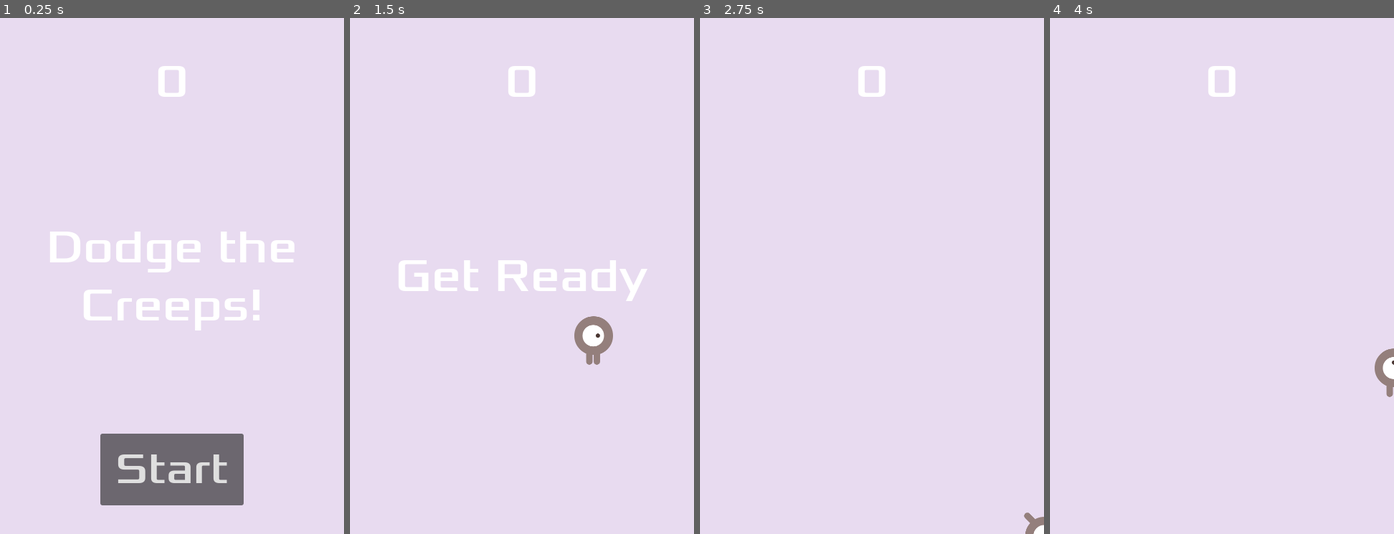
Above: before the commit, frames 1-4 (left to right).
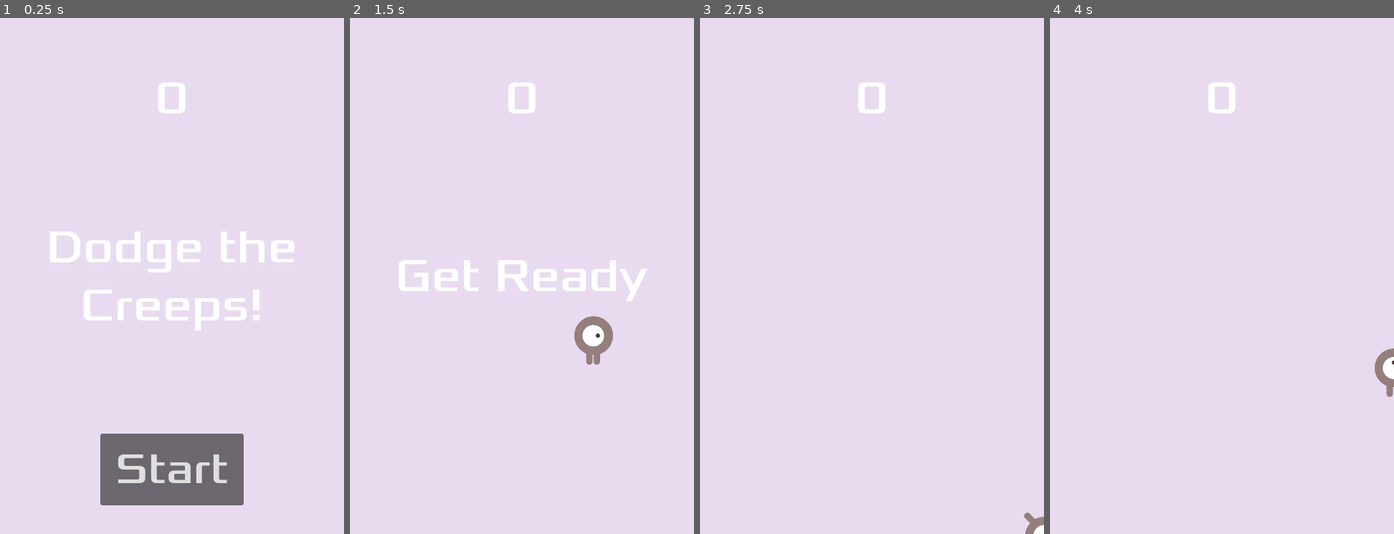
Above: after the commit, the same moments.

Repository: chandan-capsitech/dodge
Game: Godot game, scene res://Scenes/Main.tscn
Same seed, same stepped clock (60 frames per second), same inputs: the game is played once before the commit and once after it.
Inputs (mouse positions are in pixels of both pictures, inside the frame that each line leads up to):
- Up to frame 1 (0.25 s): no input
- Up to frame 2 (1.5 s): click "Start" at 0.5 s; tap Enter at 1.25 s; move the mouse to (597, 250) at 1.27 s; hold Right (move_right) from 1.28 s (still down); click (597, 250) at 1.42 s
- Up to frame 3 (2.75 s): move the mouse to (803, 301) at 2.02 s; release Right (move_right) at 2.03 s; hold Down (move_down) from 2.03 s (still down)
- Up to frame 4 (4 s): move the mouse to (1256, 162) at 2.77 s; release Down (move_down) at 2.78 s; hold Right (move_right) 2.78-3.53 s; move the mouse to (1204, 379) at 3.52 s; hold Up (move_up) from 3.53 s (still down); click (1204, 379) at 3.67 s

The runs differ from the first frame. In frame 1, 0.3% of the frame differs, in the area x 46-54%, y 9-19%; in frame 2, 0.3%; in frame 3, 0.3%; in frame 4, 0.3%.

Commit message:
cahnges in UI

Diff:
--- a/Scenes/HUD.tscn
+++ b/Scenes/HUD.tscn
@@ -11,9 +11,9 @@
 anchor_left = 0.5
 anchor_right = 0.5
 offset_left = -240.0
-offset_top = 50.0
+offset_top = 73.0
 offset_right = 240.0
-offset_bottom = 128.0
+offset_bottom = 151.0
 grow_horizontal = 2
 theme_override_fonts/font = ExtResource("1_sd512")
 theme_override_font_sizes/font_size = 64
--- a/Scripts/hud.gd
+++ b/Scripts/hud.gd
@@ -20,6 +20,7 @@
 
 	$Message.text = "Dodge & Creep"
 	$Message.show()
+	print("Hello")
 
 	await get_tree().create_timer(1.0).timeout
 	$StartButton.show()
